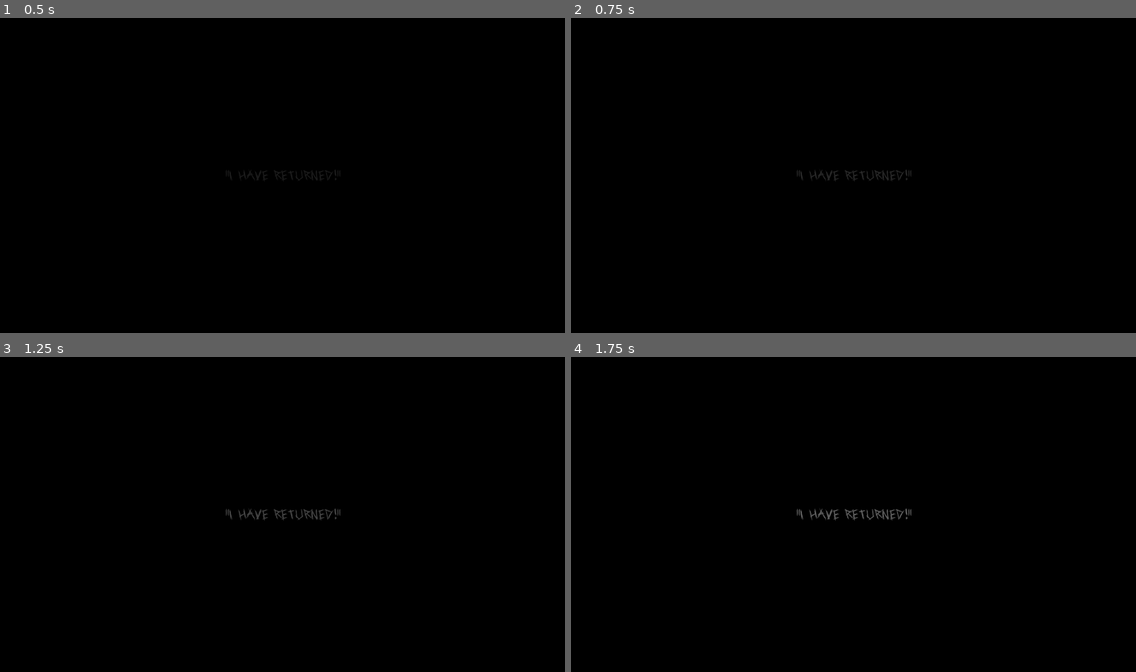
Above: before the commit, frames 1-4 (two rows, left to right).
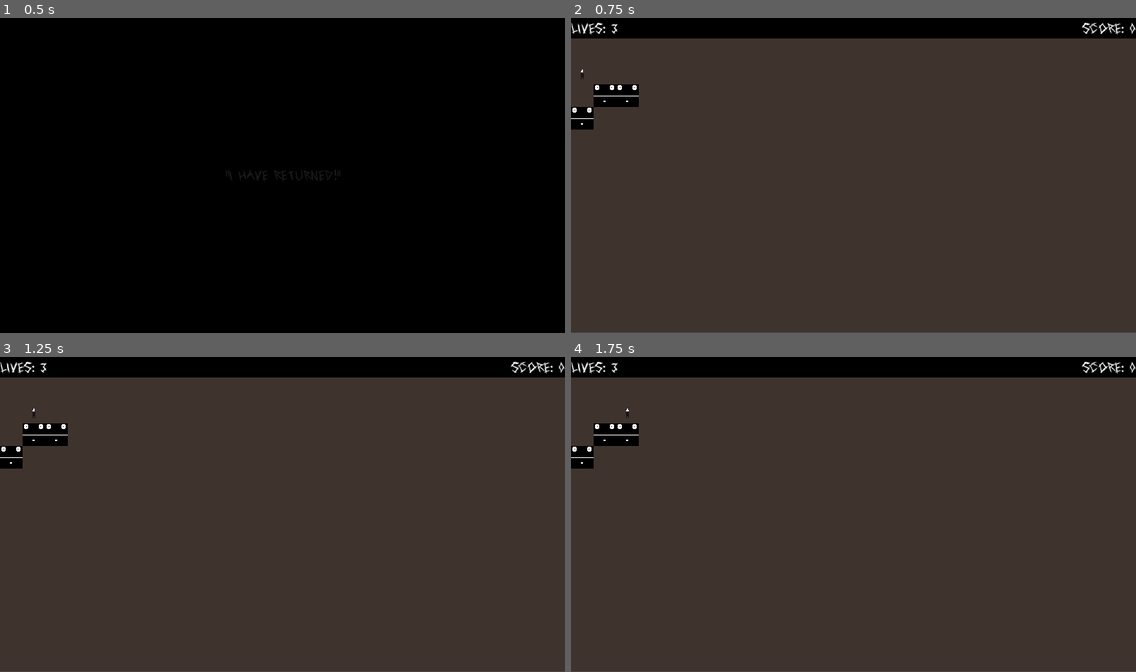
Above: after the commit, the same moments.

Repository: Academia-Team/Academia-Fall-of-the-Citadel
Game: Godot game, scene res://scene/intro.tscn
The game is run twice, just before and just after one commit, with the same random seed, the same clock (stepped at 60 frames per second) and the same inputs.
Inputs (mouse positions are in pixels of both pictures, inside the frame that each line leads up to):
- Up to frame 1 (0.5 s): no input
- Up to frame 2 (0.75 s): tap Enter at 0.5 s; move the mouse to (977, 159) at 0.52 s; hold Right (move_right) from 0.53 s (still down); tap Space (action) at 0.6 s; click (977, 159) at 0.67 s
- Up to frame 3 (1.25 s): keep holding Right (move_right)
- Up to frame 4 (1.75 s): tap Space (action) at 1.25 s; move the mouse to (740, 530) at 1.27 s; release Right (move_right) at 1.28 s; hold Down (move_down) from 1.28 s (still down); tap Ctrl (stay) at 1.35 s; click (740, 530) at 1.42 s

Frame 1 is identical in both runs. In frame 2, 93% of the frame differs, in the area x 0-100%, y 1-100%; in frame 3, 93%; in frame 4, 93%.

Commit message:
Allow intro animation to be skipped

Diff:
--- a/scene/intro.gd
+++ b/scene/intro.gd
@@ -12,14 +12,23 @@
 	fontColor = Color8(fontRGBVal, fontRGBVal, fontRGBVal)
 	$Label.add_color_override("font_color", getDesiredColor())
 
-func getDesiredColor():
-	return Color8(fontRGBVal, fontRGBVal, fontRGBVal)
+# Allow for skipping the animation.
+func _unhandled_input(event):
+	if event is InputEventKey or \
+		event is InputEventGesture or \
+		event is InputEventJoypadButton or \
+		event is InputEventJoypadMotion or \
+		event is InputEventMouseButton:
+		$fadetimer.emit_signal("timeout")
 
-func _process(delta):
+func _process(_delta):
 	if not shouldFadeLabelOut:
 		fadeLabelIn()
 	else:
 		fadeLabelOut()
+
+func getDesiredColor():
+	return Color8(fontRGBVal, fontRGBVal, fontRGBVal)
 
 func fadeLabelIn():
 	if fontRGBVal <= 0xFF:
--- a/scene/intro.tscn
+++ b/scene/intro.tscn
@@ -6,6 +6,7 @@
 [node name="intro" type="ColorRect"]
 margin_right = 800.0
 margin_bottom = 450.0
+mouse_filter = 2
 color = Color( 0, 0, 0, 1 )
 script = ExtResource( 1 )
 
@@ -19,6 +20,7 @@
 margin_right = 55.0
 margin_bottom = 7.0
 grow_horizontal = 2
+mouse_filter = 1
 text = "\"I have returned!\""
 align = 1
 valign = 1
